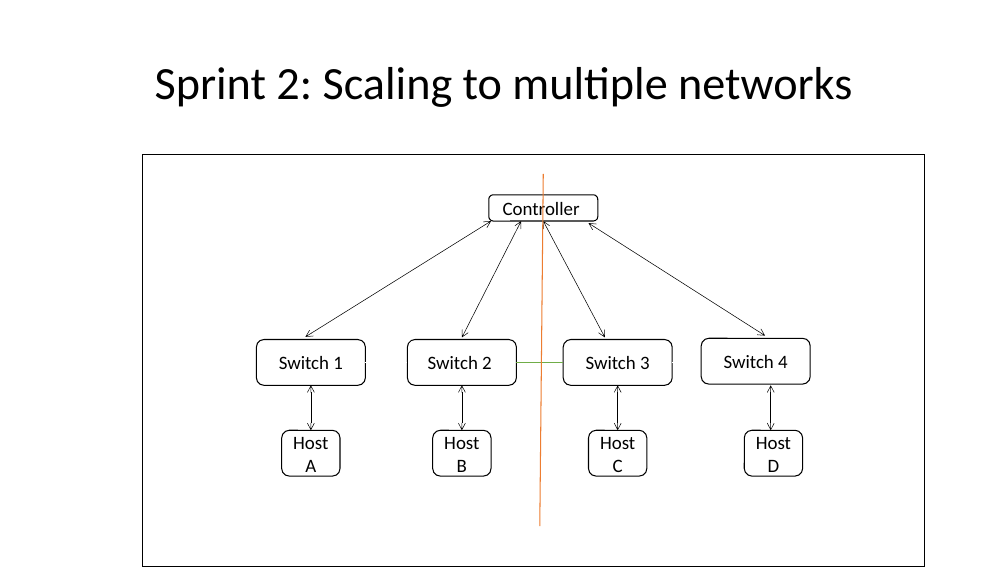
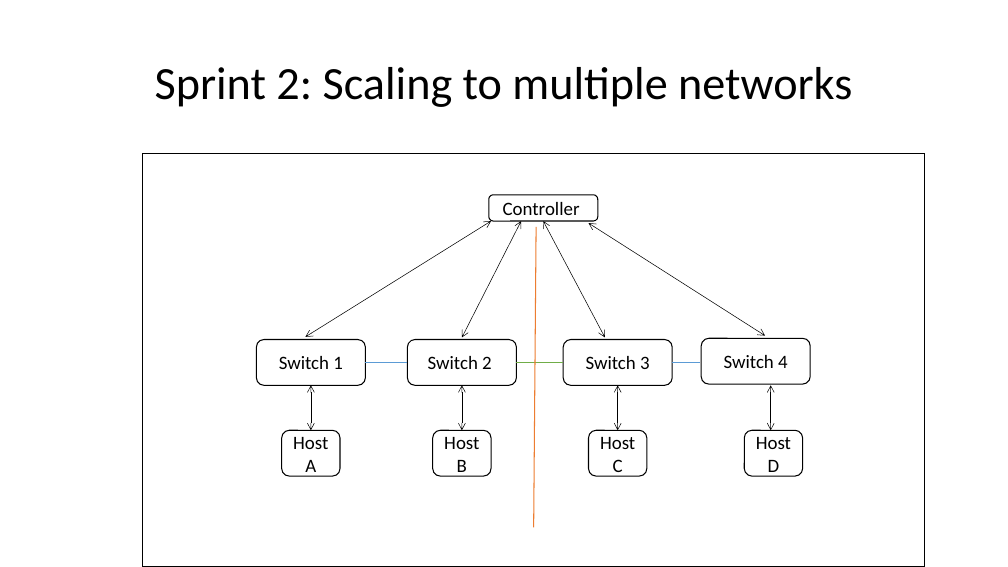
Before and after one commit to BU-NU-CLOUD-SP16/Network-Programmability-as-a-Service, a slide deck: slide 20 of Sprint-1.pptx. Drawn at 1008x567 pixels with LibreOffice and Linux fonts; fonts in the diff are those of the drawing. Boxes give left, top, right and bottom in pixels: in the first picture for what was removed or moved away, otherwise in the second. Text is boxed around its words. In the diff, an @@ line names an element or a change of style, - is before the commit and + after.

Commit message:
Deleted demo-1 ,made changes to sprint-1.pptx

```diff
--- a/Sprint-1.pptx
+++ b/Sprint-1.pptx
@@ line moved from (544, 174) - (540, 526) to (536, 227) - (534, 528) @@
@@ line added from (365, 362) to (408, 362), #5B9BD5 0.5 pt @@
@@ line added from (672, 362) to (701, 362), #5B9BD5 0.5 pt @@
```
Also in this commit, not shown: 1 other file.
